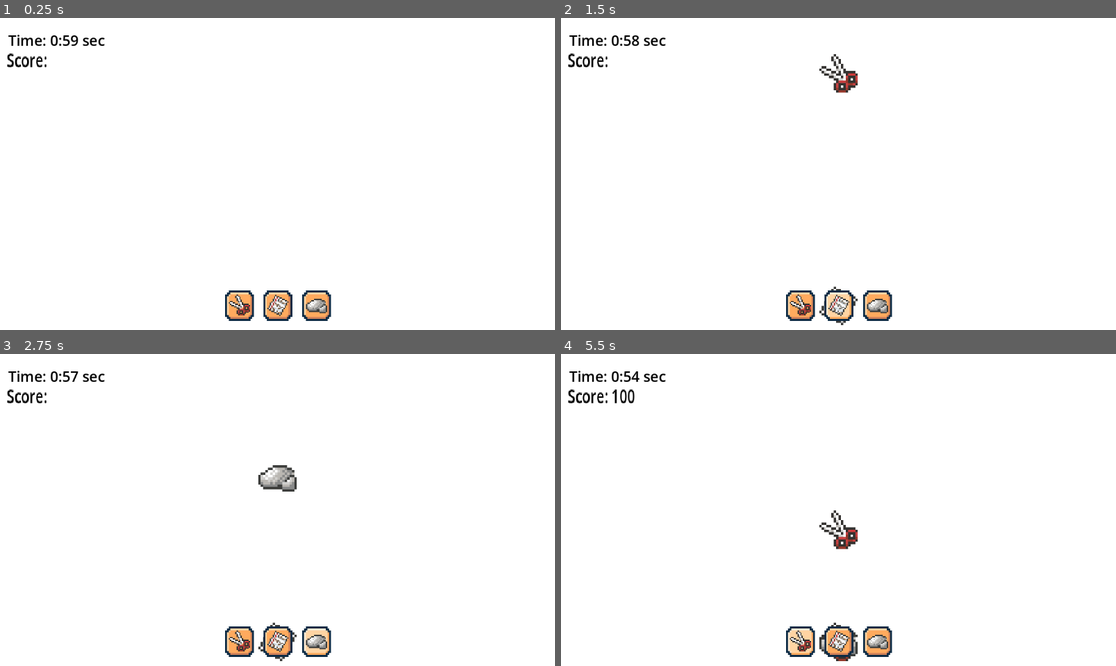
Above: before the commit, frames 1-4 (two rows, left to right).
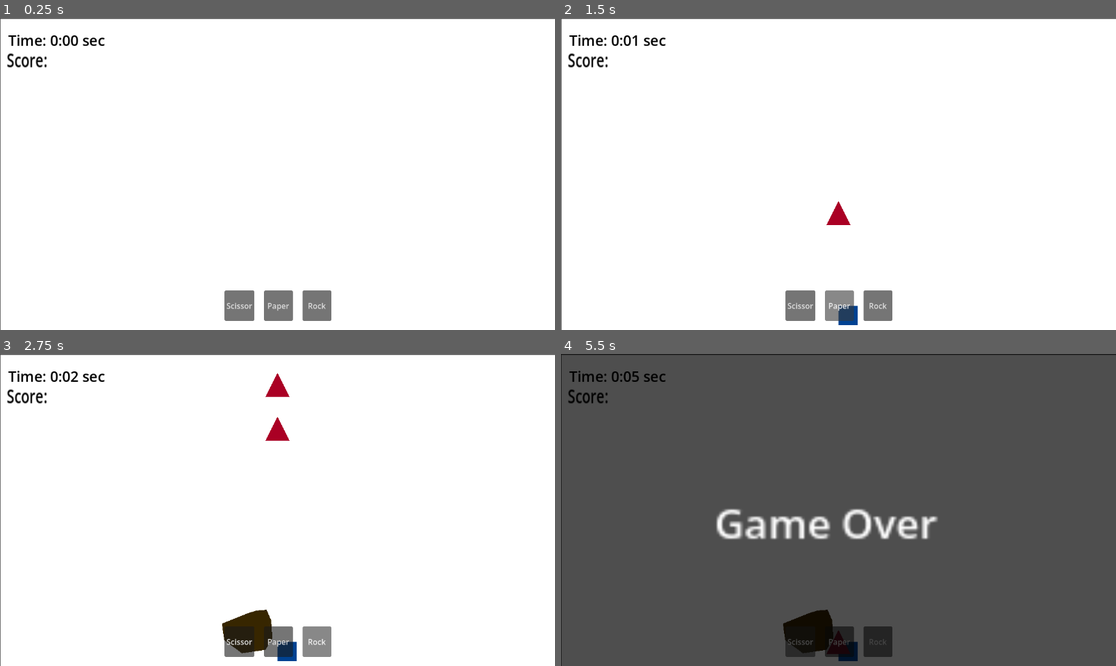
Above: after the commit, the same moments.

Repository: WebsterMiguelle/UnnamedRPS_MockProject
Game: Godot game, scene res://background.tscn
Same seed, same stepped clock (60 frames per second), same inputs: the game is played once before the commit and once after it. Before the commit the project starts from res://Scenes/background.tscn.
Inputs (mouse positions are in pixels of both pictures, inside the frame that each line leads up to):
- Up to frame 1 (0.25 s): no input
- Up to frame 2 (1.5 s): click (799, 305) at 0.5 s; click (838, 305) at 1.25 s
- Up to frame 3 (2.75 s): click (316, 641) at 2 s
- Up to frame 4 (5.5 s): click (799, 641) at 2.75 s; click (838, 641) at 3.5 s; click (877, 641) at 4.25 s; click (799, 641) at 5 s

The runs differ from the first frame. In frame 1, 2.2% of the frame differs, in the area x 0-100%, y 0-100%; in frame 2, 2.8%; in frame 3, 3.5%; in frame 4, 99%.

Commit message:
Add files via upload

Diff:
--- /dev/null
+++ b/Box.tscn
@@ -0,0 +1,76 @@
+[gd_scene format=3 uid="uid://d2o6p7c7mhlxr"]
+
+[ext_resource type="Script" uid="uid://ccvyibobltoo8" path="res://color_rect.gd" id="1_0bkxv"]
+[ext_resource type="Script" uid="uid://dm4ama6yvehdp" path="res://background.gd" id="1_jm3vu"]
+
+[node name="Main" type="Node2D" unique_id=76817665]
+script = ExtResource("1_jm3vu")
+total_time = null
+player_speed = null
+enemy_speed = null
+points_per_win = null
+
+[node name="ColorRect" type="ColorRect" parent="." unique_id=1359677457]
+offset_left = -6.0
+offset_top = 2.0
+offset_right = 1147.0
+offset_bottom = 656.0
+script = ExtResource("1_0bkxv")
+
+[node name="CanvasLayer" type="CanvasLayer" parent="." unique_id=938028321]
+
+[node name="Time Freenzy" type="Label" parent="CanvasLayer" unique_id=74249725]
+self_modulate = Color(0, 0, 0, 1)
+light_mask = 7
+visibility_layer = 127
+offset_left = 947.0
+offset_top = 4.0
+offset_right = 1130.0
+offset_bottom = 46.0
+theme_override_colors/font_color = Color(1, 0, 0, 1)
+theme_override_font_sizes/font_size = 25
+text = "Time: 30:00 sec"
+horizontal_alignment = 1
+vertical_alignment = 1
+
+[node name="HBoxContainer" type="HBoxContainer" parent="CanvasLayer" unique_id=50806588]
+custom_minimum_size = Vector2(60, 60)
+anchors_preset = -1
+anchor_left = 0.5
+anchor_top = 0.95400006
+anchor_right = 0.5
+anchor_bottom = 1.0
+offset_left = -168.0
+offset_top = -52.192017
+offset_right = 171.0
+offset_bottom = -19.0
+grow_horizontal = 2
+grow_vertical = 0
+size_flags_horizontal = 3
+size_flags_stretch_ratio = 8.98
+theme_override_constants/separation = 20
+alignment = 1
+
+[node name="Scissors" type="Button" parent="CanvasLayer/HBoxContainer" unique_id=1128328781]
+custom_minimum_size = Vector2(60, 60)
+layout_mode = 2
+size_flags_stretch_ratio = 3.0
+action_mode = 0
+text = "Scissor"
+icon_alignment = 1
+expand_icon = true
+
+[node name="Paper" type="Button" parent="CanvasLayer/HBoxContainer" unique_id=1618276868]
+custom_minimum_size = Vector2(60, 60)
+layout_mode = 2
+text = "Paper"
+
+[node name="Rock" type="Button" parent="CanvasLayer/HBoxContainer" unique_id=1378380604]
+custom_minimum_size = Vector2(60, 60)
+layout_mode = 2
+text = "Rock"
+
+[connection signal="mouse_entered" from="CanvasLayer/HBoxContainer/Scissors" to="." method="_on_scissors_mouse_entered"]
+[connection signal="pressed" from="CanvasLayer/HBoxContainer/Scissors" to="." method="_on_scissors_pressed"]
+[connection signal="pressed" from="CanvasLayer/HBoxContainer/Paper" to="." method="_on_paper_pressed"]
+[connection signal="pressed" from="CanvasLayer/HBoxContainer/Rock" to="." method="_on_rock_pressed"]
--- /dev/null
+++ b/Enemy_timer.gd
@@ -0,0 +1,13 @@
+extends Timer
+
+
+
+
+# Called when the node enters the scene tree for the first time.
+func _ready() -> void:
+	pass # Replace with function body.
+
+
+# Called every frame. 'delta' is the elapsed time since the previous frame.
+func _process(delta: float) -> void:
+	pass
--- /dev/null
+++ b/Time.tscn
@@ -0,0 +1,7 @@
+[gd_scene format=3 uid="uid://dtvfk7lrjpneb"]
+
+[ext_resource type="PackedScene" uid="uid://chucarwh7wvmd" path="res://background.tscn" id="1_87xcn"]
+
+[node name="Node2D" type="Node2D" unique_id=1041593751]
+
+[node name="Background" parent="." unique_id=76817665 instance=ExtResource("1_87xcn")]
--- /dev/null
+++ b/background.gd
@@ -0,0 +1,138 @@
+extends Node2D
+
+@onready var triangle_scene = preload("res://triangle.tscn")
+@onready var square_scene = preload("res://square.tscn")
+@onready var circle_scene = preload("res://circle.tscn")
+@onready var game_over_screen = get_node("CanvasLayer/Game Over Screen")
+@onready var score_label = $CanvasLayer2/Score
+@onready var dark_overlay = $CanvasLayer/DarkOverlay
+@onready var pause_screen = $CanvasLayer/ColorRect
+
+@export var player_speed := 200
+@export var enemy_speed := 150
+@export var points_per_win: int = 100
+
+var player_score: int = 0
+var enemySpawnDelay: float = 2.0  # seconds between enemy spawns
+var enemy_spawn_timer: float = 0.0
+
+const PLAYER_LINE_Y = 400
+const ENEMY_LINE_Y = 100
+
+func _ready():
+	pause_screen.visible = false
+
+func _input(event):
+	if event is InputEventKey and event.pressed and event.keycode == KEY_SPACE:
+		get_tree().paused = !get_tree().paused
+		pause_screen.visible = get_tree().paused
+		print("Paused" if get_tree().paused else "Resumed")
+
+func update_score_label():
+	score_label.text = "Score: %d" % player_score
+
+func _on_scissors_pressed():
+	print("Spawning Triangle")
+	spawn_shape(triangle_scene, $"CanvasLayer/HBoxContainer/Scissors")
+
+func _on_paper_pressed():
+	print("Spawning Paper")
+	spawn_shape(square_scene, $"CanvasLayer/HBoxContainer/Paper")
+
+func _on_rock_pressed():
+	print("Spawning Rock")
+	spawn_shape(circle_scene, $"CanvasLayer/HBoxContainer/Rock")
+
+func spawn_shape(shape_scene, button_node):
+	var shape = shape_scene.instantiate()
+	@warning_ignore("unused_variable")
+	var button_pos = button_node.get_global_position()
+	#shape.position = Vector2(get_viewport_rect().size.x / 2, PLAYER_LINE_Y)  # same Y for horizontal line
+	var start_x = get_viewport_rect().size.x / 2
+	var start_y = get_viewport_rect().size.y - 50  # bottom of screen
+	shape.position = Vector2(start_x, start_y)
+	shape.name = "Player"
+	add_child(shape)
+
+
+
+func _process(delta):
+	if get_tree().paused:
+		return
+	for player in get_children():
+		if player is Node2D and player.name == "Player":
+			player.position.y -= player_speed * delta
+			check_clash(player)
+			if player.position.y < -50:
+					player.queue_free()
+
+	for enemy in get_children():
+		if enemy is Node2D and enemy.name == "Enemy":
+			#enemy.position.y += enemy_speed * delta
+			if enemy.position.y > get_viewport_rect().size.y + 50:
+				enemy.queue_free()
+
+	enemy_spawn_timer += delta
+	if enemy_spawn_timer >= enemySpawnDelay:
+		spawn_enemy_top()
+		enemy_spawn_timer = 0.0
+
+func animate_up(shape):
+	var tween = create_tween()
+	tween.tween_property(shape, "position:y", shape.position.y - 50, 0.5)
+
+
+func spawn_enemy_top():
+	var rand = randi() % 3
+	var shape_scene
+
+	match rand:
+		0: shape_scene = triangle_scene
+		1: shape_scene = square_scene
+		2: shape_scene = circle_scene
+
+	var enemy = shape_scene.instantiate()
+	enemy.name = "Enemy"  # mark it
+
+
+	var center_x = get_viewport_rect().size.x / 2
+	#enemy.position = Vector2(center_x, ENEMY_LINE_Y)
+	enemy.position = Vector2(center_x, -50)
+
+	add_child(enemy)
+	animate_enemy_down(enemy)
+
+
+func animate_enemy_down(enemy):
+	var bottom_y = get_viewport_rect().size.y + 60
+	var tween = create_tween()
+	tween.set_pause_mode(Tween.TWEEN_PAUSE_STOP)
+	#tween.tween_property(enemy, "position:y",PLAYER_LINE_Y - 50, 3)  # moves downward in a line
+	tween.tween_property(enemy, "position:y", bottom_y, 5)
+
+func check_clash(player_shape):
+	for enemy in get_children():
+		if enemy.name == "Enemy" and player_shape.global_position.distance_to(enemy.global_position) < 40:
+			resolve_rps(player_shape.type_name, enemy.type_name)
+			enemy.queue_free()
+			player_shape.queue_free()
+
+
+func resolve_rps(player_type, enemy_type):
+	if player_type == enemy_type:
+		print("Draw!")
+	elif (player_type == "Triangle" and enemy_type == "Square") or \
+		 (player_type == "Square" and enemy_type == "Circle") or \
+		 (player_type == "Circle" and enemy_type == "Triangle"):
+		print("Player Wins!")
+		player_score += points_per_win
+		update_score_label()
+	else:
+		print("Player Loses!")
+		show_game_over()
+
+
+func show_game_over():
+	game_over_screen.visible = true
+	await get_tree().process_frame
+	get_tree().paused = true
--- /dev/null
+++ b/background.tscn
@@ -0,0 +1,154 @@
+[gd_scene format=3 uid="uid://chucarwh7wvmd"]
+
+[ext_resource type="Script" uid="uid://ccvyibobltoo8" path="res://color_rect.gd" id="1_oabld"]
+[ext_resource type="Script" uid="uid://dm4ama6yvehdp" path="res://background.gd" id="2_xehqc"]
+
+[node name="Background" type="Node2D" unique_id=76817665]
+process_mode = 3
+script = ExtResource("2_xehqc")
+
+[node name="ColorRect" type="ColorRect" parent="." unique_id=1359677457]
+process_mode = 1
+offset_left = 1.0
+offset_top = 2.0
+offset_right = 1154.0
+offset_bottom = 656.0
+script = ExtResource("1_oabld")
+
+[node name="CanvasLayer" type="CanvasLayer" parent="." unique_id=938028321]
+
+[node name="DarkOverlay" type="ColorRect" parent="CanvasLayer" unique_id=354217897]
+visible = false
+anchors_preset = 15
+anchor_right = 1.0
+anchor_bottom = 1.0
+grow_horizontal = 2
+grow_vertical = 2
+mouse_filter = 2
+color = Color(0, 0, 0, 1)
+
+[node name="Time Freenzy" type="Label" parent="CanvasLayer" unique_id=74249725]
+self_modulate = Color(0, 0, 0, 1)
+light_mask = 7
+visibility_layer = 127
+offset_left = 8.0
+offset_top = 25.0
+offset_right = 227.0
+offset_bottom = 67.0
+theme_override_colors/font_color = Color(1, 0, 0, 1)
+theme_override_font_sizes/font_size = 30
+text = "Time: 30:00 sec"
+horizontal_alignment = 1
+vertical_alignment = 1
+
+[node name="HBoxContainer" type="HBoxContainer" parent="CanvasLayer" unique_id=50806588]
+custom_minimum_size = Vector2(60, 60)
+anchors_preset = -1
+anchor_left = 0.5
+anchor_top = 0.95400006
+anchor_right = 0.5
+anchor_bottom = 1.0
+offset_left = -168.0
+offset_top = -52.192017
+offset_right = 171.0
+offset_bottom = -19.0
+grow_horizontal = 2
+grow_vertical = 0
+size_flags_horizontal = 3
+size_flags_stretch_ratio = 8.98
+theme_override_constants/separation = 20
+alignment = 1
+
+[node name="Scissors" type="Button" parent="CanvasLayer/HBoxContainer" unique_id=1128328781]
+custom_minimum_size = Vector2(60, 60)
+layout_mode = 2
+size_flags_stretch_ratio = 3.0
+action_mode = 0
+text = "Scissor"
+icon_alignment = 1
+expand_icon = true
+
+[node name="Paper" type="Button" parent="CanvasLayer/HBoxContainer" unique_id=1618276868]
+custom_minimum_size = Vector2(60, 60)
+layout_mode = 2
+text = "Paper"
+
+[node name="Rock" type="Button" parent="CanvasLayer/HBoxContainer" unique_id=1378380604]
+custom_minimum_size = Vector2(60, 60)
+layout_mode = 2
+text = "Rock"
+
+[node name="Game Over Screen" type="ColorRect" parent="CanvasLayer" unique_id=157600104]
+visible = false
+offset_right = 40.0
+offset_bottom = 40.0
+scale = Vector2(28.971739, 16.270847)
+color = Color(0, 0, 0, 0.69411767)
+
+[node name="Gane Over" type="Label" parent="CanvasLayer/Game Over Screen" unique_id=827447277]
+layout_mode = 1
+anchors_preset = 8
+anchor_left = 0.5
+anchor_top = 0.5
+anchor_right = 0.5
+anchor_bottom = 0.5
+offset_left = -6.9182854
+offset_top = -2.3610916
+offset_right = 76.08171
+offset_bottom = 20.638908
+grow_horizontal = 2
+grow_vertical = 2
+scale = Vector2(0.18347766, 0.30925906)
+text = "Game Over"
+horizontal_alignment = 1
+
+[node name="ColorRect" type="ColorRect" parent="CanvasLayer" unique_id=1364315558]
+anchors_preset = 15
+anchor_right = 1.0
+anchor_bottom = 1.0
+grow_horizontal = 2
+grow_vertical = 2
+color = Color(0.03137255, 0.03137255, 0.03137255, 0.7019608)
+
+[node name="Label" type="Label" parent="CanvasLayer/ColorRect" unique_id=1055760581]
+layout_mode = 1
+anchors_preset = 14
+anchor_top = 0.5
+anchor_right = 1.0
+anchor_bottom = 0.5
+offset_top = -11.5
+offset_bottom = 11.5
+grow_horizontal = 2
+grow_vertical = 2
+theme_override_font_sizes/font_size = 80
+text = "Paused"
+horizontal_alignment = 1
+
+[node name="Enemy Timer" type="Timer" parent="." unique_id=1917302056]
+wait_time = 3.0
+autostart = true
+
+[node name="CanvasLayer2" type="CanvasLayer" parent="." unique_id=1081792358]
+
+[node name="Score" type="Label" parent="CanvasLayer2" unique_id=1307053088]
+custom_minimum_size = Vector2(60, 20)
+anchors_preset = 10
+anchor_right = 1.0
+offset_left = 14.0
+offset_top = 59.999996
+offset_right = 14.0
+offset_bottom = 102.0
+grow_horizontal = 2
+scale = Vector2(1.1427871, 1.5620707)
+theme_override_colors/font_color = Color(0, 0, 0, 1)
+theme_override_font_sizes/font_size = 25
+text = "Score:"
+
+[node name="VBoxContainer" type="VBoxContainer" parent="CanvasLayer2" unique_id=1527106886]
+offset_right = 40.0
+offset_bottom = 40.0
+
+[connection signal="pressed" from="CanvasLayer/HBoxContainer/Scissors" to="." method="_on_scissors_pressed"]
+[connection signal="pressed" from="CanvasLayer/HBoxContainer/Paper" to="." method="_on_paper_pressed"]
+[connection signal="pressed" from="CanvasLayer/HBoxContainer/Rock" to="." method="_on_rock_pressed"]
+[connection signal="timeout" from="Enemy Timer" to="." method="_on_enemy_timer_timeout"]
--- /dev/null
+++ b/box.gd
@@ -0,0 +1,32 @@
+extends Node2D
+
+@onready var triangle_scene = preload("res://Triangle.tscn")
+@onready var square_scene = preload("res://Square.tscn")
+@onready var circle_scene = preload("res://Circle.tscn")
+
+# Called when the node enters the scene tree for the first time.
+
+# Called every frame. 'delta' is the elapsed time since the previous frame.
+func _process(delta: float) -> void:
+	pass
+
+
+func _on_scissors_pressed():
+	spawn_shape(triangle_scene, $"CanvasLayer/HBoxContainer/Scissors")
+
+
+func _on_paper_pressed():
+	spawn_shape(square_scene, $"CanvasLayer/HBoxContainer/Paper")
+
+
+func _on_rock_pressed():
+	spawn_shape(circle_scene, $"CanvasLayer/HBoxContainer/Rock")
+
+
+
+func spawn_shape(shape_scene, button_node):
+	var shape = shape_scene.instantiate()
+	var button_pos = button_node.get_global_position()
+	shape.position = button_pos + Vector2(0, -100)
+
+	add_child(shape)
--- /dev/null
+++ b/circle.gd
@@ -0,0 +1,12 @@
+extends Node2D
+
+@export var type_name = "Circle"
+
+# Called when the node enters the scene tree for the first time.
+func _ready() -> void:
+	pass # Replace with function body.
+
+
+# Called every frame. 'delta' is the elapsed time since the previous frame.
+func _process(delta: float) -> void:
+	pass
--- /dev/null
+++ b/circle.tscn
@@ -0,0 +1,21 @@
+[gd_scene format=3 uid="uid://ch0xe2vbw0f5w"]
+
+[ext_resource type="Script" uid="uid://wgtpnany1cdv" path="res://circle.gd" id="1_ot13w"]
+
+[sub_resource type="CircleShape2D" id="CircleShape2D_ot13w"]
+radius = 30.0
+
+[node name="circle" type="Node2D" unique_id=687958165]
+script = ExtResource("1_ot13w")
+
+[node name="Area2D" type="Area2D" parent="." unique_id=1947728827]
+
+[node name="CollisionShape2D" type="CollisionShape2D" parent="Area2D" unique_id=1194783480]
+shape = SubResource("CircleShape2D_ot13w")
+debug_color = Color(0.42318463, 9.0846794e-07, 3.128499e-07, 1)
+
+[node name="Polygon2D" type="Polygon2D" parent="." unique_id=545902657]
+position = Vector2(3, 0)
+color = Color(0.2157261, 0.1524669, 1.2032688e-08, 1)
+polygon = PackedVector2Array(-62.399994, -60.399994, -118.399994, -37.999996, -113.600006, -3.5999985, -76.79999, 23.599998, -28, 16.400002, -13.600006, -7.5999985, -16, -44.399994, -25.600006, -66.799995, -46.399994, -65.2)
+uv = PackedVector2Array(-62.399994, -60.399994, -118.399994, -37.999996, -113.600006, -3.5999985, -76.79999, 23.599998, -28, 16.400002, -13.600006, -7.5999985, -16, -44.399994, -25.600006, -66.799995, -46.399994, -65.2)
--- /dev/null
+++ b/color_rect.gd
@@ -0,0 +1,77 @@
+extends ColorRect
+@export var time_frenzy: Node
+@export var dayLength: float = 80.0
+@export var nightLength: float = 30.0
+@export var enemySpawnDelay: float = 2.0
+
+var isPaused: bool = false
+var currentCycle: int = 0
+var wasNight := false  # track previous state
+var isNight := false
+var timePassed: float = 0.0
+
+
+@onready var timerLabel = $"../CanvasLayer/Time Freenzy"
+#@
+@onready var dark_overlay :  ColorRect = $"../CanvasLayer/DarkOverlay"
+
+
+func adjustEnemySpawnSpeed(cycleNum: int):
+	# Decrease spawn delay by 10% per cycle, never below 0.2s
+	enemySpawnDelay = max(0.2, enemySpawnDelay * pow(0.9, cycleNum))
+	print("Cycle ", cycleNum, " new spawn delay: ", enemySpawnDelay)
+
+func _ready():
+	print(dark_overlay)
+
+func _process(delta):
+	if isPaused:
+		return
+
+	timePassed += delta
+
+
+	#Timer Display
+	var minute  = int(timePassed) / 60
+	var seconds = int(timePassed) % 60
+	timerLabel.text = "Time: %d:%02d sec" % [minute,seconds]
+
+
+	update_day_night()
+
+func update_day_night():
+
+	var cycle = dayLength + nightLength
+	var cycleTime = fmod(timePassed, cycle)
+
+
+	var isNightNow = cycleTime >= dayLength
+
+	if isNightNow and not wasNight:
+		currentCycle += 1
+		adjustEnemySpawnSpeed(currentCycle)
+
+	wasNight = isNightNow
+
+	dayLength = max(80.0, dayLength * 0.95)
+	nightLength = max(30.0, nightLength * 0.95)
+
+
+	var c = dark_overlay.color
+	c.a = lerp(c.a, 0.7 if isNightNow else 0.0, 0.05)
+	dark_overlay.color = c
+	timerLabel.modulate = Color.WHITE if isNightNow else Color.BLACK
+
+
+
+
+
+
+#func flash_red(baseColor):
+	#var flash = abs(sin(Time.get_ticks_msec()* 0.001))
+
+	#return Color(
+		#baseColor.r,
+		#baseColor.g * flash,
+		#baseColor.b * flash
+	#)
--- /dev/null
+++ b/game_over.gd
@@ -0,0 +1,11 @@
+extends Panel
+
+@onready var game_over_screen = $CanvasLayer/GameOverScreen
+# Called when the node enters the scene tree for the first time.
+func _ready() -> void:
+	pass # Replace with function body.
+
+
+# Called every frame. 'delta' is the elapsed time since the previous frame.
+func _process(delta: float) -> void:
+	pass
--- a/project.godot
+++ b/project.godot
@@ -14,7 +14,6 @@
 run/main_scene="uid://chucarwh7wvmd"
 config/features=PackedStringArray("4.6", "GL Compatibility")
 config/icon="res://icon.svg"
-run/canvas_textures/default_texture_filter=1
 
 [physics]
 
@@ -22,7 +21,6 @@
 
 [rendering]
 
-textures/canvas_textures/default_texture_filter=0
 rendering_device/driver.windows="d3d12"
 renderer/rendering_method="gl_compatibility"
 renderer/rendering_method.mobile="gl_compatibility"
--- /dev/null
+++ b/square.gd
@@ -0,0 +1,12 @@
+extends Node2D
+
+@export var type_name = "Square"
+
+# Called when the node enters the scene tree for the first time.
+func _ready() -> void:
+	pass # Replace with function body.
+
+
+# Called every frame. 'delta' is the elapsed time since the previous frame.
+func _process(delta: float) -> void:
+	pass
--- /dev/null
+++ b/square.tscn
@@ -0,0 +1,21 @@
+[gd_scene format=3 uid="uid://cq8jx8knch17x"]
+
+[ext_resource type="Script" uid="uid://cp57scadgacvs" path="res://square.gd" id="1_2eeqm"]
+
+[sub_resource type="RectangleShape2D" id="RectangleShape2D_2eeqm"]
+
+[node name="Square" type="Node2D" unique_id=1330030281]
+position = Vector2(0, 1)
+script = ExtResource("1_2eeqm")
+
+[node name="Area2D" type="Area2D" parent="." unique_id=1778728690]
+
+[node name="CollisionShape2D" type="CollisionShape2D" parent="Area2D" unique_id=800440697]
+scale = Vector2(2.5, 2.5)
+shape = SubResource("RectangleShape2D_2eeqm")
+debug_color = Color(0, 0.25882354, 0.57254905, 1)
+
+[node name="ColorRect" type="ColorRect" parent="." unique_id=633563964]
+offset_right = 40.0
+offset_bottom = 40.0
+color = Color(0, 0.25882354, 0.57254905, 1)
--- /dev/null
+++ b/triangle.gd
@@ -0,0 +1,12 @@
+extends Node2D
+
+@export var type_name = "Triangle"
+
+# Called when the node enters the scene tree for the first time.
+func _ready() -> void:
+	pass # Replace with function body.
+
+
+# Called every frame. 'delta' is the elapsed time since the previous frame.
+func _process(delta: float) -> void:
+	pass
--- /dev/null
+++ b/triangle.tscn
@@ -0,0 +1,15 @@
+[gd_scene format=3 uid="uid://cssi7uxtrg4qr"]
+
+[ext_resource type="Script" uid="uid://cog0rmh3s3mf" path="res://triangle.gd" id="1_idvkf"]
+
+[node name="triangle" type="Node2D" unique_id=830929463]
+script = ExtResource("1_idvkf")
+
+[node name="Area2D" type="Area2D" parent="." unique_id=1903506441]
+
+[node name="CollisionPolygon2D" type="CollisionPolygon2D" parent="Area2D" unique_id=1598284212]
+polygon = PackedVector2Array(0, -25, 25, 25, -25, 25)
+
+[node name="Polygon2D" type="Polygon2D" parent="." unique_id=763427443]
+color = Color(0.66847867, 0, 0.14339334, 1)
+polygon = PackedVector2Array(0, -25, 25, 25, -25, 25)
Not shown, added: Enemy_timer.gd.uid
Not shown, added: background.gd.uid
Not shown, added: box.gd.uid
Not shown, added: circle.gd.uid
Not shown, added: color_rect.gd.uid
Not shown, added: game_over.gd.uid
Not shown, added: square.gd.uid
Not shown, added: triangle.gd.uid
